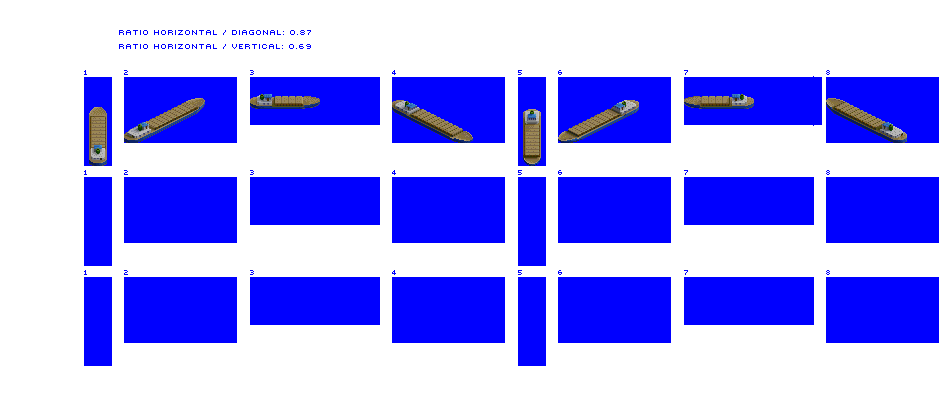
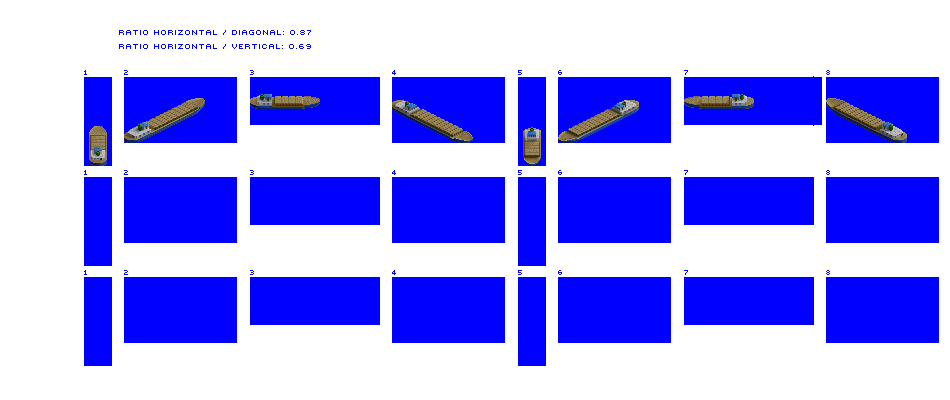
Before/after of a 950 x 400 layered artwork. What changed in the layer stack:
painted on "River Boat" over left=89, top=107, right=541, bottom=158
